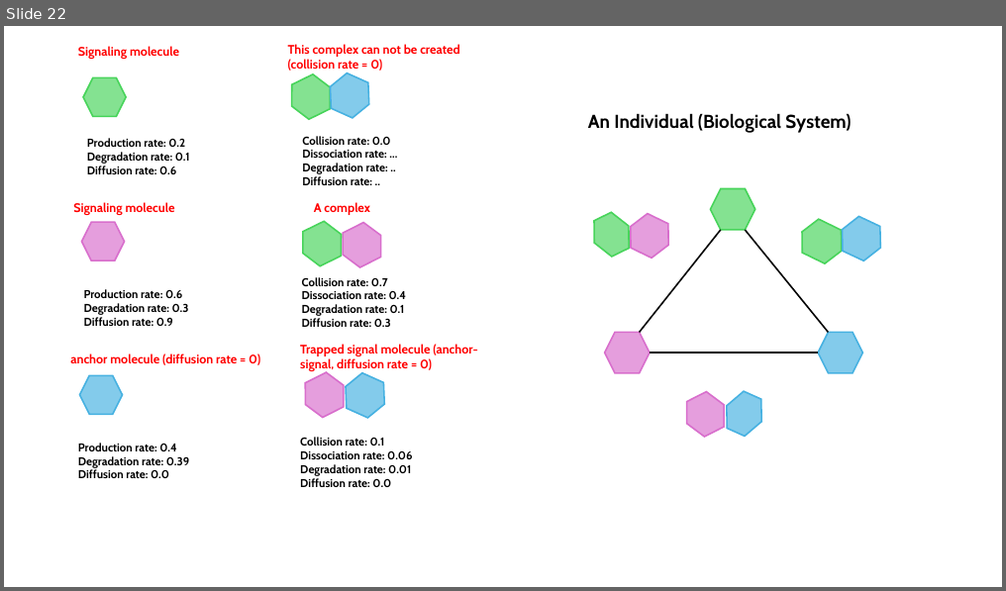
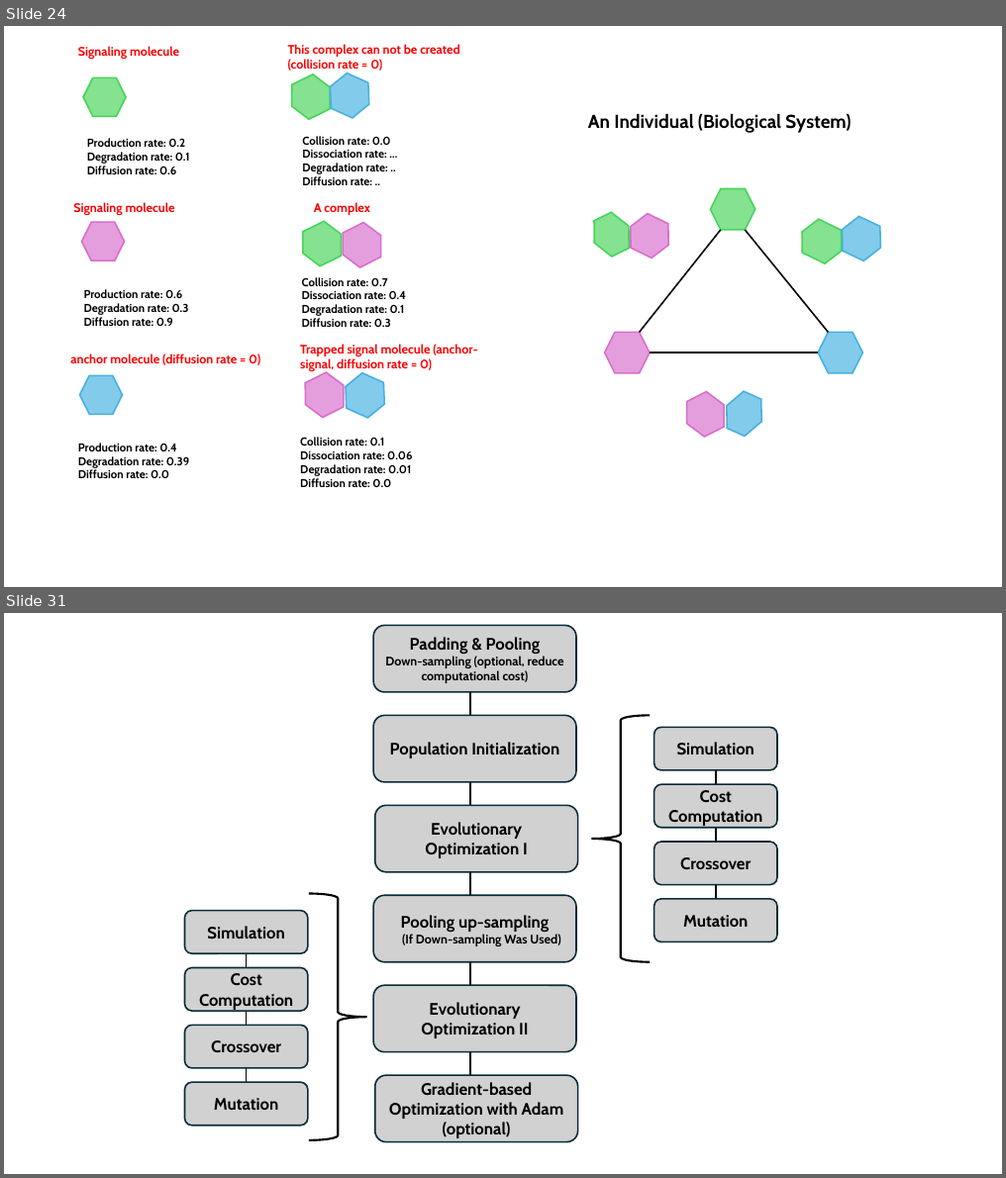
Before and after one commit to LoqmanSamani/grn-designer, a slide deck: pres/sim_system.pptx. Shown one above the other, each under a label of ours: slide 22 before the commit, slides 24 and 31 after it; the slides between them are not shown. The pictures are 1006x591 and 1006x1178 pixels, drawn with LibreOffice and Linux fonts; fonts in the diff are those of the drawing. Boxes give left, top, right and bottom in pixels: in the first picture for what was removed or moved away, otherwise in the second. Text is boxed around its words. In the diff, an @@ line names an element or a change of style, - is before the commit and + after.

```diff
--- a/pres/sim_system.pptx
+++ b/pres/sim_system.pptx
@@ slide 31 added at (4, 613, 1002, 1174), background #FFFFFF @@
@@ rounded rectangle added at (374, 625, 576, 691), fill #D1D1D1, outline #092A39 1.5 pt, 12 pt, text #000000, bold @@
+Padding & Pooling
+Down-sampling (optional, reduce computational cost)
@@ line added from (470, 658) to (470, 1124), #000000 2 pt @@
@@ rounded rectangle added at (374, 716, 576, 782), fill #D1D1D1, outline #092A39 1.5 pt, 16 pt, text #000000, bold @@
+Population Initialization
@@ left brace added at (592, 716, 650, 962), outline #000000 2 pt @@
@@ rounded rectangle added at (654, 728, 778, 771), fill #D1D1D1, outline #092A39 1.5 pt, 16 pt, text #000000, bold @@
+Simulation
@@ line added from (716, 749) to (716, 929), #000000 1.5 pt @@
@@ rounded rectangle added at (654, 784, 778, 828), fill #D1D1D1, outline #092A39 1.5 pt, 16 pt, text #000000, bold @@
+Cost Computation
@@ rounded rectangle added at (375, 805, 578, 872), fill #D1D1D1, outline #092A39 1.5 pt, 16 pt, text #000000, bold @@
+Evolutionary Optimization I
@@ rounded rectangle added at (654, 842, 778, 885), fill #D1D1D1, outline #092A39 1.5 pt, 16 pt, text #000000, bold @@
+Crossover
@@ left brace added at (309, 894, 367, 1141), outline #000000 2 pt @@
@@ rounded rectangle added at (374, 895, 576, 961), fill #D1D1D1, outline #092A39 1.5 pt, 12 pt, text #000000, bold @@
+Pooling up-sampling
+(If Down-sampling Was Used)
@@ rounded rectangle added at (654, 899, 778, 943), fill #D1D1D1, outline #092A39 1.5 pt, 16 pt, text #000000, bold @@
+Mutation
@@ rounded rectangle added at (184, 911, 308, 955), fill #D1D1D1, outline #092A39 1.5 pt, 16 pt, text #000000, bold @@
+Simulation
@@ line added from (247, 932) to (247, 1112), #000000 1.5 pt @@
@@ rounded rectangle added at (184, 967, 308, 1011), fill #D1D1D1, outline #092A39 1.5 pt, 16 pt, text #000000, bold @@
+Cost Computation
@@ rounded rectangle added at (374, 986, 576, 1053), fill #D1D1D1, outline #092A39 1.5 pt, 16 pt, text #000000, bold @@
+Evolutionary Optimization II
@@ rounded rectangle added at (184, 1026, 308, 1069), fill #D1D1D1, outline #092A39 1.5 pt, 16 pt, text #000000, bold @@
+Crossover
@@ rounded rectangle added at (184, 1082, 308, 1126), fill #D1D1D1, outline #092A39 1.5 pt, 16 pt, text #000000, bold @@
+Mutation
@@ rounded rectangle added at (375, 1075, 578, 1143), fill #D1D1D1, outline #092A39 1.5 pt, 16 pt, text #000000, bold @@
+Gradient-based Optimization with Adam (optional)
@@ what was slide 22 is now slide 24 @@
```
Also in this commit, not shown: 1 slide changed, 8 other slides added.
